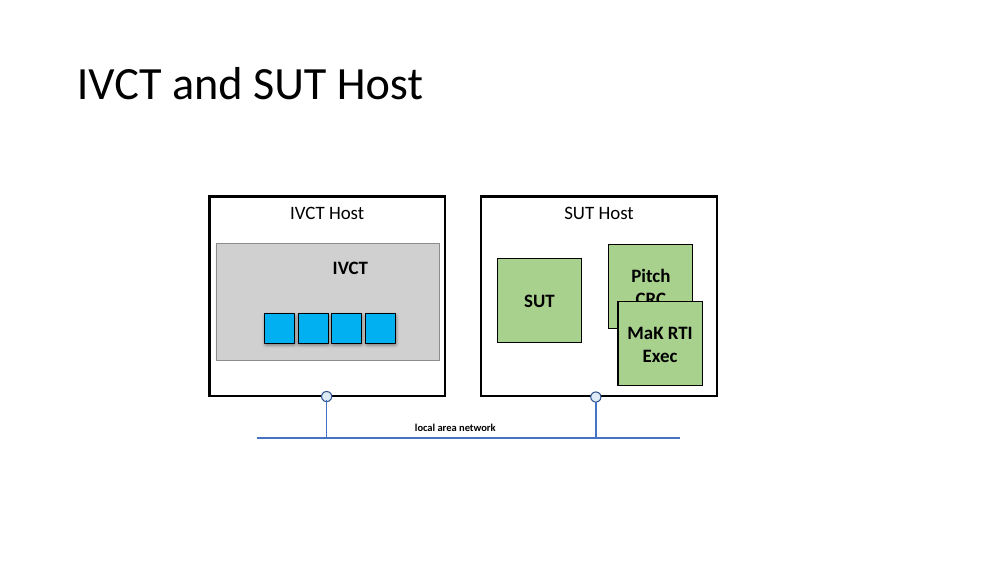
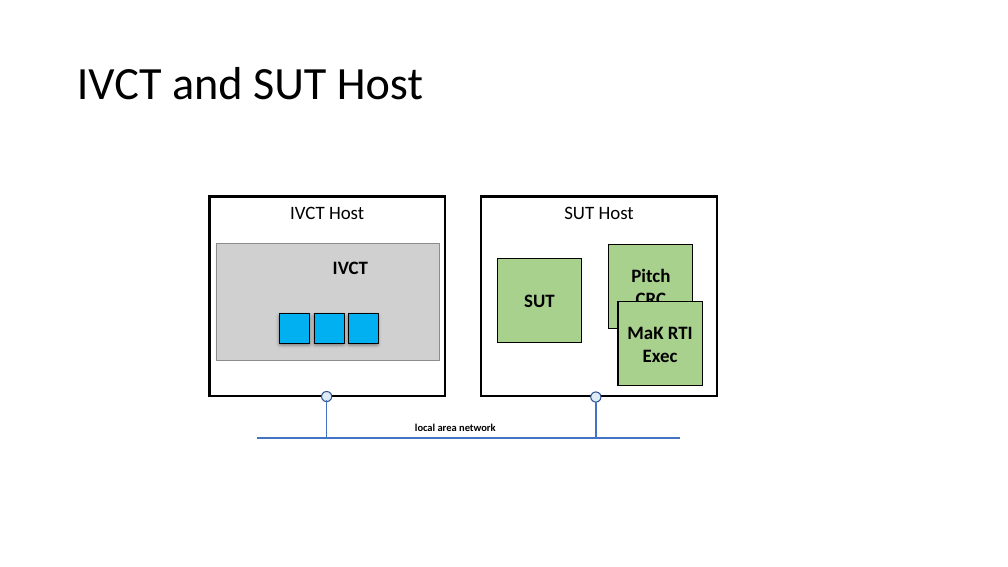
Before and after one commit to IVCTool/IVCT_Operation, a slide deck: slide 3 of docs/src/images/IVCT Container design.pptx. Drawn at 1008x567 pixels with LibreOffice and Linux fonts; fonts in the diff are those of the drawing; grey boxes stand for pictures. Boxes give left, top, right and bottom in pixels: in the first picture for what was removed or moved away, otherwise in the second. Text is boxed around its words. In the diff, an @@ line names an element or a change of style, - is before the commit and + after.

```diff
--- a/docs/src/images/IVCT Container design.pptx
+++ b/docs/src/images/IVCT Container design.pptx
@@ rectangle: place and size @@
-rectangle at box(265, 313, 295, 343)
+rectangle at box(280, 314, 310, 344)
@@ rectangle removed at box(299, 313, 329, 343) @@
@@ rectangle: place and size @@
-rectangle at box(332, 313, 362, 343)
+rectangle at box(314, 313, 344, 343)
@@ rectangle: place and size @@
-rectangle at box(366, 313, 396, 343)
+rectangle at box(348, 313, 378, 343)
```
Also in this commit, not shown: 3 other slides changed, 6 other files.
